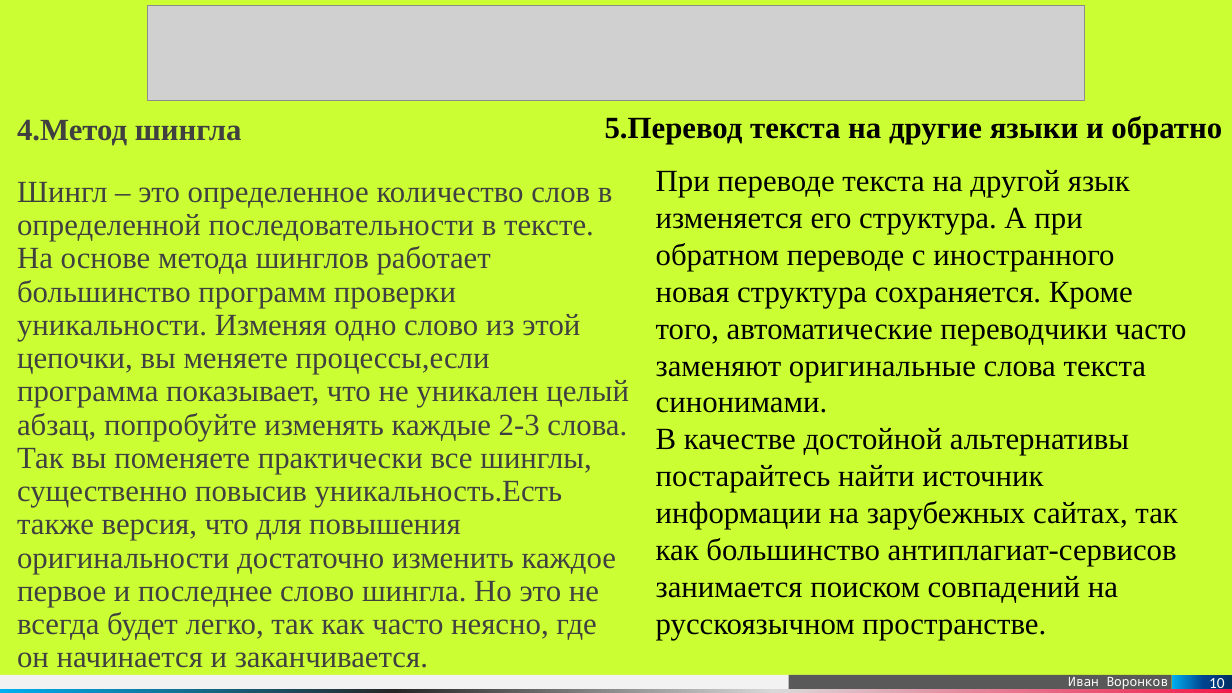
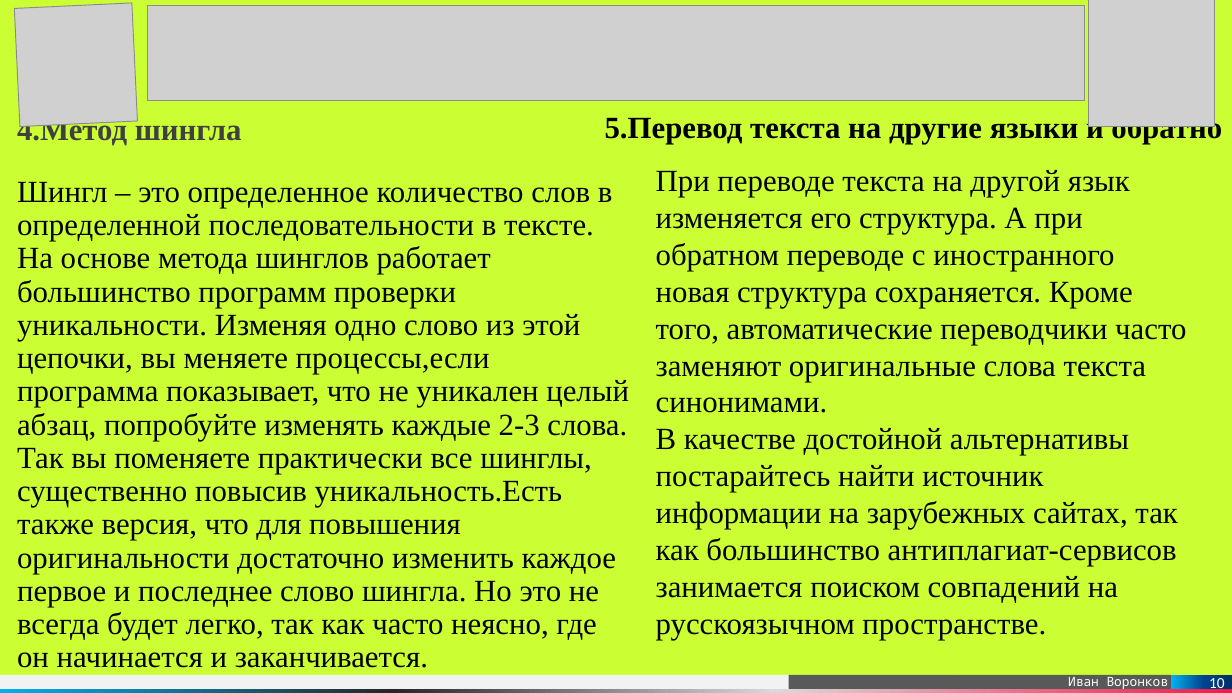
Before and after one commit to NurzhanKalniyazov/anti, a slide deck: slide 10 of Антиплагиат.pptx. Drawn at 1232x693 pixels with LibreOffice and Linux fonts; fonts in the diff are those of the drawing; grey boxes stand for pictures. Boxes give left, top, right and bottom in pixels: in the first picture for what was removed or moved away, otherwise in the second. Text is boxed around its words. In the diff, an @@ line names an element or a change of style, - is before the commit and + after.

```diff
--- a/Антиплагиат.pptx
+++ b/Антиплагиат.pptx
@@ picture added at [14,3,137,127] @@
@@ picture added at [1089,0,1215,127] @@
@@ text "Шингл – это определенное количество ..." at [17,181,629,640]: text colour #404040 to #000000 @@
```
Also in this commit, not shown: 16 other slides changed, 5 other files.
